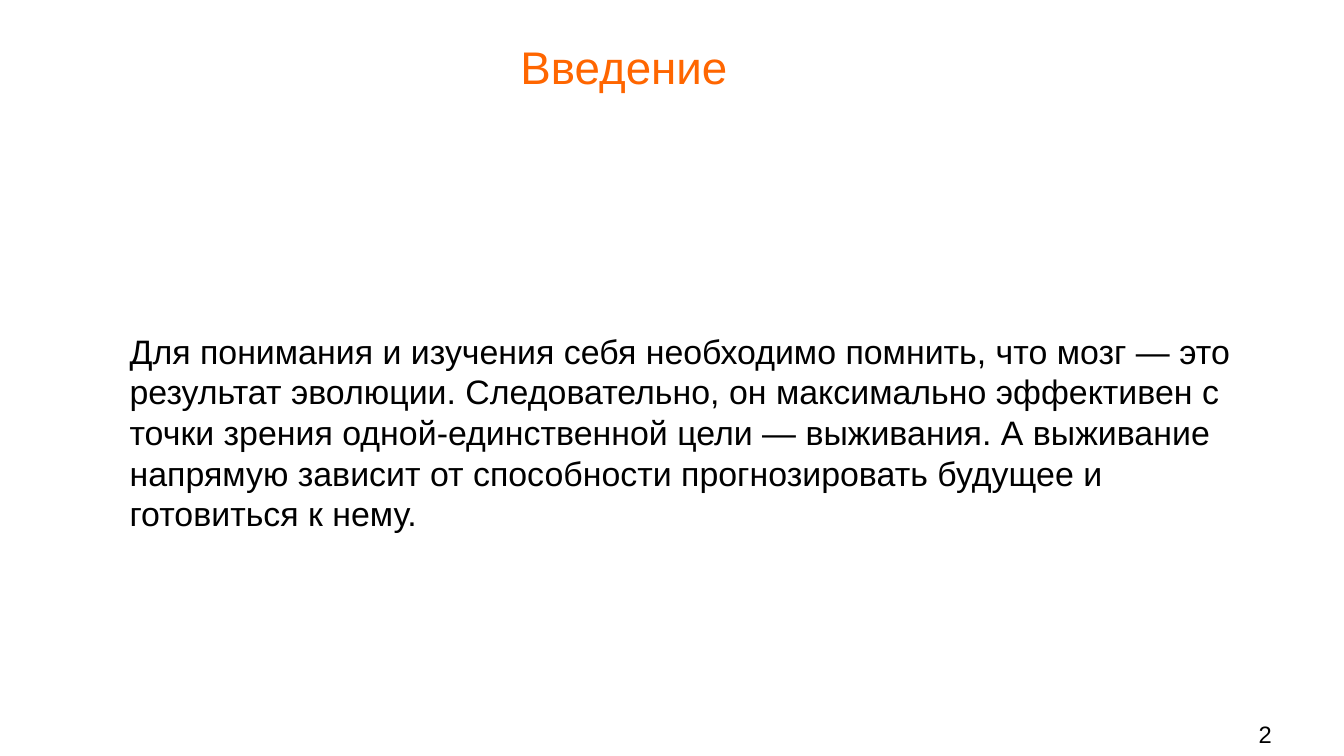
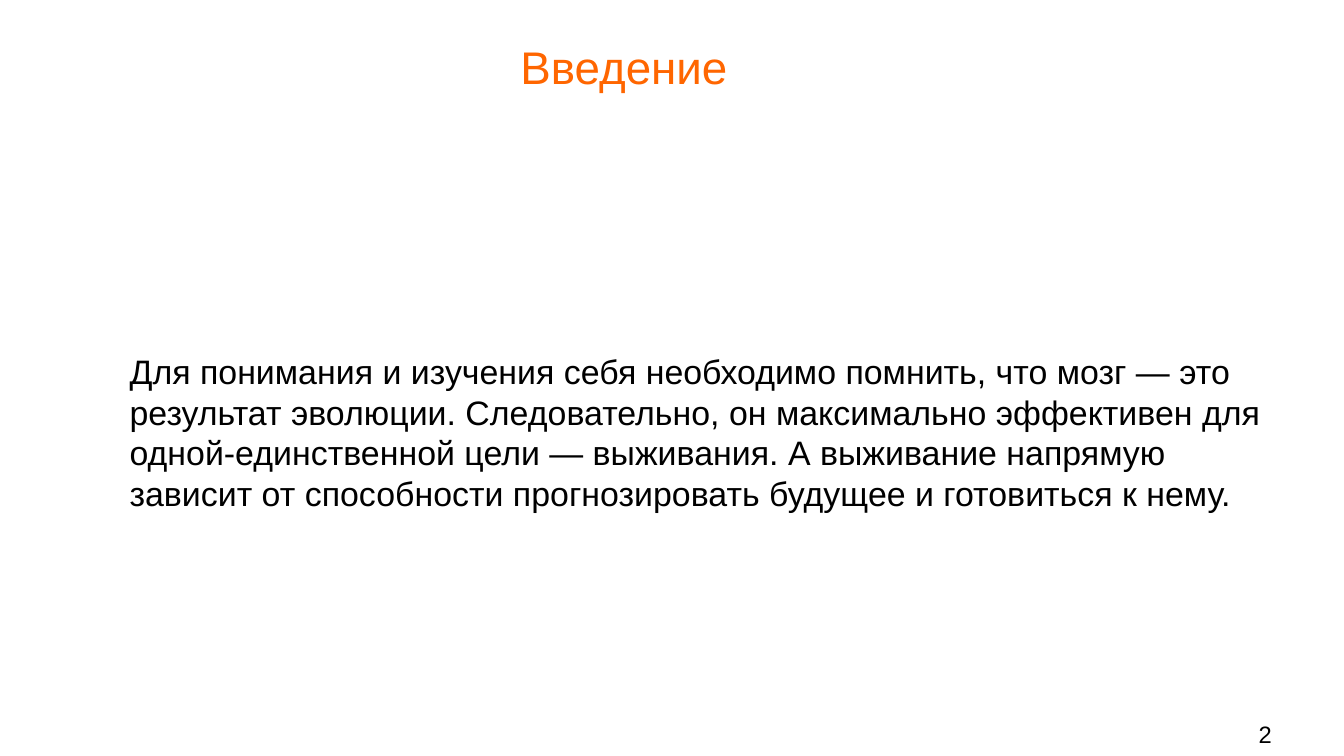
Before and after one commit to Chularev/articles, a slide deck: slide 2 of Psychology/6. Осознанность/Осознанность.odp. Drawn at 1344x756 pixels with LibreOffice and Linux fonts; fonts in the diff are those of the drawing; background and template pictures are left out. Boxes give left, top, right and bottom in pixels: in the first picture for what was removed or moved away, otherwise in the second. Text is boxed around its words. In the diff, an @@ line names an element or a change of style, - is before the commit and + after.

Commit message:
tmp

```diff
--- a/Psychology/6. Осознанность/Осознанность.odp
+++ b/Psychology/6. Осознанность/Осознанность.odp
@@ text at (130,359,1260,513): text changed @@
-Для понимания и изучения себя необходимо помнить, что мозг — это результат эволюции. Следовательно, он максимально эффективен с точки зрения одной-единственной цели — выживания. А выживание напрямую зависит от способности прогнозировать будущее и готовиться к нему.
+Для понимания и изучения себя необходимо помнить, что мозг — это результат эволюции. Следовательно, он максимально эффективен для одной-единственной цели — выживания. А выживание напрямую зависит от способности прогнозировать будущее и готовиться к нему.
```
Also in this commit, not shown: 1 slide added.
